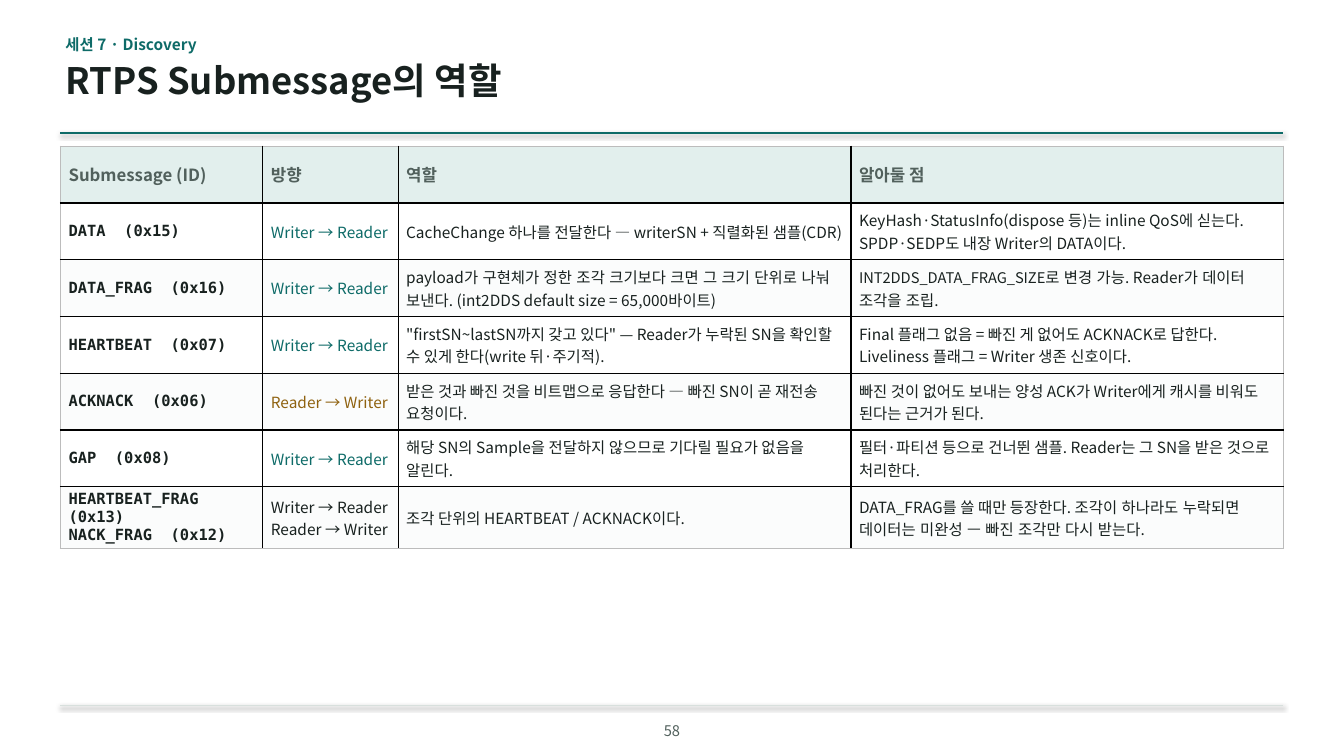
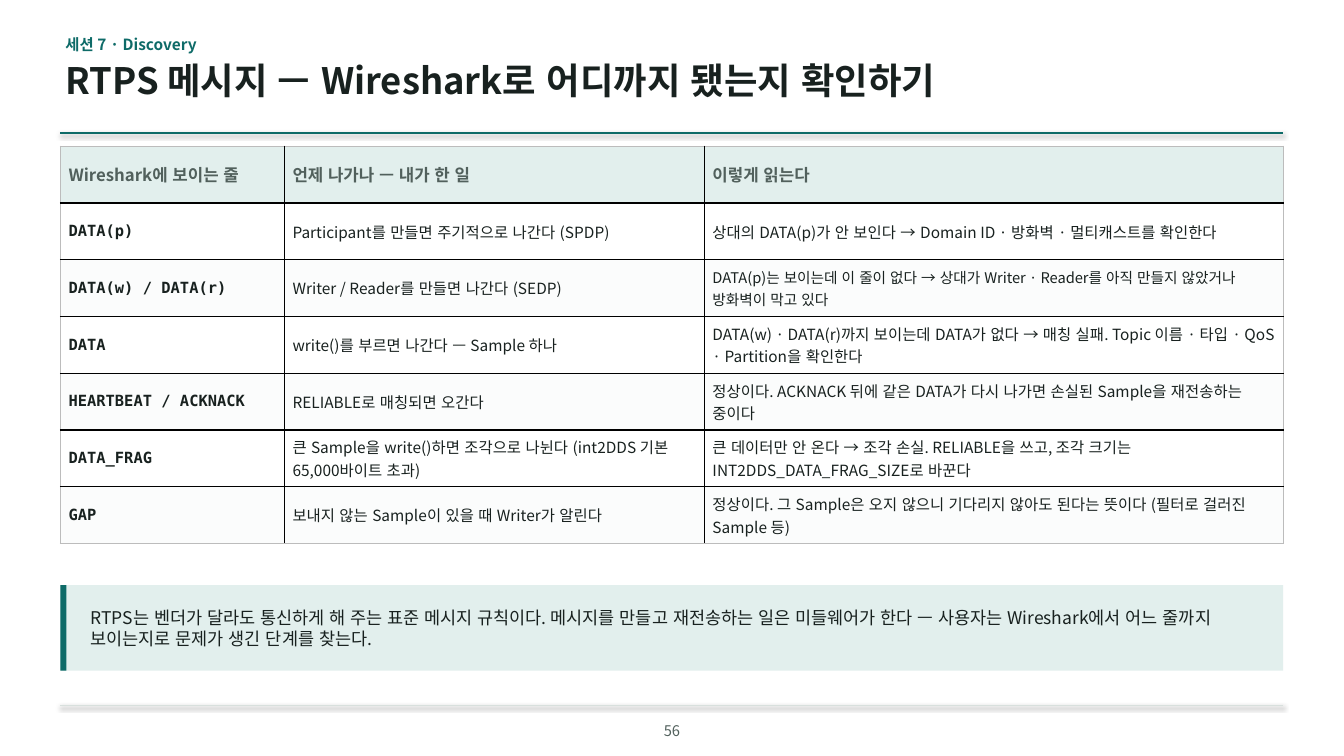
Before and after one commit to IntellectusCorp/int2DDS-lecture, a slide deck: slide 56 of int2dds-lecture-for-beginner.pptx (slide 58 before the commit). Drawn at 1344x756 pixels with LibreOffice and Linux fonts; fonts in the diff are those of the drawing; background and template pictures are left out. Boxes give left, top, right and bottom in pixels: in the first picture for what was removed or moved away, otherwise in the second. Text is boxed around its words. In the diff, an @@ line names an element or a change of style, - is before the commit and + after.

Commit message:
FEAT: Rework slides and script to be user-centric
- Serialization slide: explain write()/data() API and how to check data
- Remove Zenoh-advantage slide and strengthen reasons to choose DDS
- DCPS Entity table: describe what to call in code
- Merge RTPS layer/Submessage slides into a Wireshark reading guide
- Merge QoS category/Entity tables into a goal-to-policy table
- Renumber slides (120 -> 117) and sync the lecture script

```diff
--- a/int2dds-lecture-for-beginner.pptx
+++ b/int2dds-lecture-for-beginner.pptx
@@ text at [65, 63, 935, 98]: text changed @@
-RTPS Submessage의 역할
+RTPS 메시지 — Wireshark로 어디까지 됐는지 확인하기
@@ table at [60, 146, 1284, 543] @@
-column 1: Submessage (ID) | DATA (0x15) | DATA_FRAG (0x16) | HEARTBEAT (0x07) | ACKNACK (0x06) | GAP (0x08) | HEARTBEAT_FRAG (0x13) / NACK_FRAG (0x12)
-column 2: 방향 | Writer → Reader | Writer → Reader | Writer → Reader | Reader → Writer | Writer → Reader | Writer → Reader / Reader → Writer
-column 3: 역할 | CacheChange 하나를 전달한다 — writerSN + 직렬화된 샘플(CDR) | payload가 구현체가 정한 조각 크기보다 크면 그 크기 단위로 나눠 보낸다. (int2DDS default size = 65,000바이트) | "firstSN~lastSN까지 갖고 있다" — Reader가 누락된 SN을 확인할 수 있게 한다(write 뒤·주기적). | 받은 것과 빠진 것을 비트맵으로 응답한다 — 빠진 SN이 곧 재전송 요청이다. | 해당 SN의 Sample을 전달하지 않으므로 기다릴 필요가 없음을 알린다. | 조각 단위의 HEARTBEAT / ACKNACK이다.
-column 4: 알아둘 점 | KeyHash·StatusInfo(dispose 등)는 inline QoS에 싣는다. SPDP·SEDP도 내장 Writer의 DATA이다. | INT2DDS_DATA_FRAG_SIZE로 변경 가능. Reader가 데이터 조각을 조립. | Final 플래그 없음 = 빠진 게 없어도 ACKNACK로 답한다. Liveliness 플래그 = Writer 생존 신호이다. | 빠진 것이 없어도 보내는 양성 ACK가 Writer에게 캐시를 비워도 된다는 근거가 된다. | 필터·파티션 등으로 건너뛴 샘플. Reader는 그 SN을 받은 것으로 처리한다. | DATA_FRAG를 쓸 때만 등장한다. 조각이 하나라도 누락되면 데이터는 미완성 — 빠진 조각만 다시 받는다.
+column 1: Wireshark에 보이는 줄 | DATA(p) | DATA(w) / DATA(r) | DATA | HEARTBEAT / ACKNACK | DATA_FRAG | GAP
+column 2: 언제 나가나 — 내가 한 일 | Participant를 만들면 주기적으로 나간다 (SPDP) | Writer / Reader를 만들면 나간다 (SEDP) | write()를 부르면 나간다 — Sample 하나 | RELIABLE로 매칭되면 오간다 | 큰 Sample을 write()하면 조각으로 나뉜다 (int2DDS 기본 65,000바이트 초과) | 보내지 않는 Sample이 있을 때 Writer가 알린다
+column 3: 이렇게 읽는다 | 상대의 DATA(p)가 안 보인다 → Domain ID · 방화벽 · 멀티캐스트를 확인한다 | DATA(p)는 보이는데 이 줄이 없다 → 상대가 Writer · Reader를 아직 만들지 않았거나 방화벽이 막고 있다 | DATA(w) · DATA(r)까지 보이는데 DATA가 없다 → 매칭 실패. Topic 이름 · 타입 · QoS · Partition을 확인한다 | 정상이다. ACKNACK 뒤에 같은 DATA가 다시 나가면 손실된 Sample을 재전송하는 중이다 | 큰 데이터만 안 온다 → 조각 손실. RELIABLE을 쓰고, 조각 크기는 INT2DDS_DATA_FRAG_SIZE로 바꾼다 | 정상이다. 그 Sample은 오지 않으니 기다리지 않아도 된다는 뜻이다 (필터로 걸러진 Sample 등)
@@ rectangle added at [60, 586, 1284, 671], fill #E2EFED @@
@@ rectangle added at [60, 586, 67, 671], fill #0E6B68 @@
@@ text added at [91, 609, 1211, 647], 12.5 pt, text #18211F @@
+RTPS는 벤더가 달라도 통신하게 해 주는 표준 메시지 규칙이다. 메시지를 만들고 재전송하는 일은 미들웨어가 한다 — 사용자는 Wireshark에서 어느 줄까지 보이는지로 문제가 생긴 단계를 찾는다.
@@ page number at [664, 725, 680, 736]: text changed @@
-58
+56
```
Also in this commit, not shown: 24 other slides changed, 1 slide added, 4 slides removed, 1 other file.
